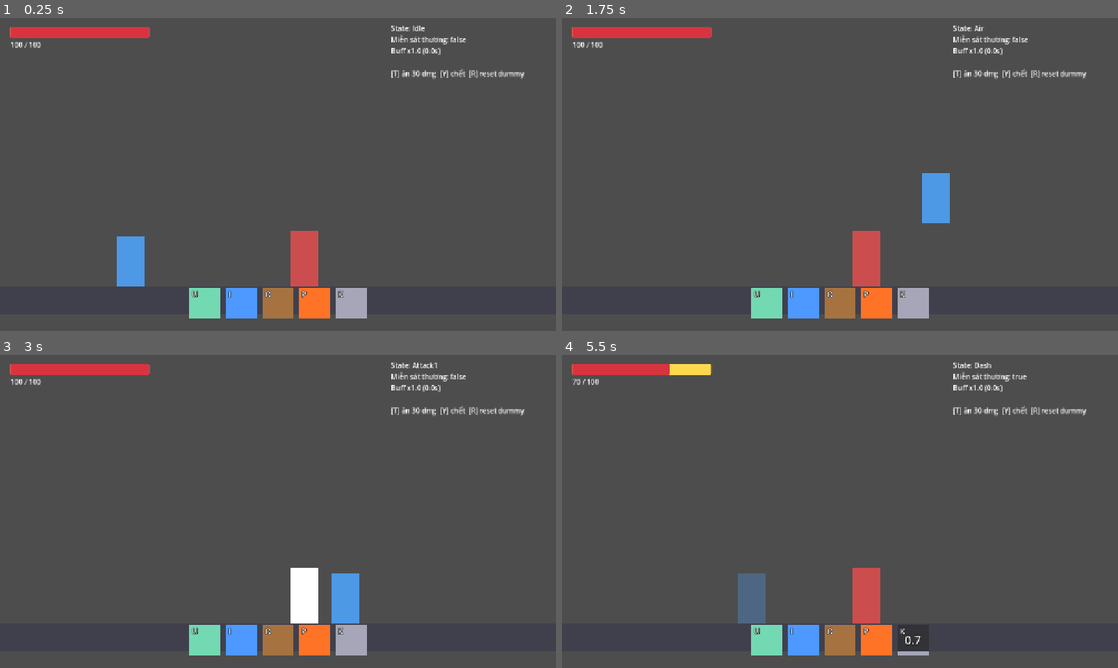
Above: before the commit, frames 1-4 (two rows, left to right).
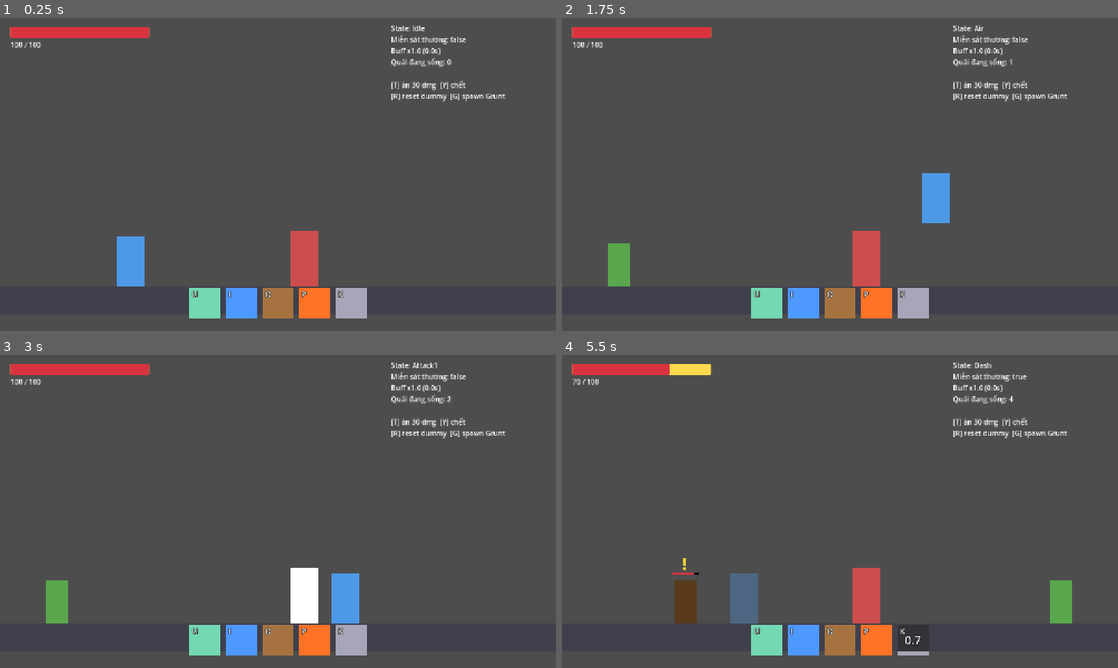
Above: after the commit, the same moments.

Repository: tranminhtuan639/Salvation
Game: Godot game, scene res://scenes/boot.tscn
Same seed, same stepped clock (60 frames per second), same inputs: the game is played once before the commit and once after it.
Inputs:
- Up to frame 1 (0.25 s): no input
- Up to frame 2 (1.75 s): tap Enter at 0.5 s; hold D (move_right) from 0.53 s (still down); tap J (attack) at 0.6 s; tap Space (jump) at 0.77, 1.52 s; tap K (dash) at 0.8, 1.35 s; tap G at 1.55 s
- Up to frame 3 (3 s): release D (move_right) at 2.03 s; hold A (move_left) from 2.03 s (still down); tap G at 2.1 s; tap J (attack) at 2.3, 2.85 s
- Up to frame 4 (5.5 s): tap Space (jump) at 3.02, 3.77, 4.52 s; tap K (dash) at 3.05, 3.6, 5.3 s; tap G at 3.8, 4.35 s; release A (move_left) at 4.28 s; hold D (move_right) from 4.28 s (still down); tap J (attack) at 4.55 s; tap T at 5.1 s

The runs differ from the first frame. In frame 1, 0.8% of the frame differs, in the area x 70-95%, y 12-27%; in frame 2, 1.3%; in frame 3, 1.3%; in frame 4, 2.4%, in the area x 19-95%, y 12-86%.

Commit message:
add Grunt

Diff:
--- a/data/default_balance.json
+++ b/data/default_balance.json
@@ -14,6 +14,19 @@
   "player.hurt.stun": 0.25,
   "player.hurt.iframes": 0.8,
   "player.hurt.knockback": 4,
+
+  "enemy.gravity": 35,
+  "enemy.grunt.hp": 50,
+  "enemy.grunt.damage": 5,
+  "enemy.grunt.move_speed": 3,
+  "enemy.grunt.telegraph": 0.5,
+  "enemy.grunt.attack_range": 1.6,
+  "enemy.grunt.aggro_range": 8,
+  "enemy.grunt.attack_active": 0.15,
+  "enemy.grunt.recover": 0.7,
+  "enemy.grunt.hurt_stun": 0.3,
+  "enemy.grunt.knockback": 2.5,
+
   "skill.wind.damage": 25,
   "skill.wind.cooldown": 5,
   "skill.water.damage": 18,
--- /dev/null
+++ b/entities/enemies/enemy.gd
@@ -0,0 +1,99 @@
+class_name Enemy
+extends CharacterBody2D
+## Khung chung cho mọi quái thường. Chỉ số đọc từ Config theo `config_prefix`:
+## "enemy.grunt" -> enemy.grunt.hp, enemy.grunt.damage, ...  (xem cfg())
+
+signal died(enemy: Enemy)
+
+@export var config_prefix := "enemy.grunt"
+@export var body_height := 100.0   # px, để đặt thanh máu / dấu "!" phía trên đầu
+
+@onready var pivot: Node2D = $Pivot
+@onready var sprite: AnimatedSprite2D = $Pivot/Sprite
+@onready var hitbox: Hitbox = $Pivot/Hitbox
+@onready var hurtbox: Hurtbox = $Hurtbox
+@onready var health: HealthComponent = $Health
+@onready var machine: StateMachine = $StateMachine
+
+var facing := 1
+var move_speed := 0.0
+var gravity := 0.0
+var target: Player
+
+## Telegraph bật cờ này để vẽ dấu "!" báo hiệu đòn sắp tới.
+var alert := false:
+	set(value):
+		alert = value
+		queue_redraw()
+
+
+func _ready() -> void:
+	add_to_group(&"enemy")
+	move_speed = cfg("move_speed", 3.0) * Config.PX_PER_UNIT
+	gravity = Config.get_value("enemy.gravity", 35.0) * Config.PX_PER_UNIT
+	health.setup(cfg("hp", 50.0))
+	hurtbox.health = health
+	health.damaged.connect(_on_damaged)
+	health.died.connect(_on_died)
+	health.changed.connect(func(_c: float, _m: float) -> void: queue_redraw())
+	machine.setup(self)
+
+
+## Đọc chỉ số của riêng quái này: cfg("hp") -> Config["<prefix>.hp"]
+func cfg(stat: String, fallback := 0.0) -> float:
+	return Config.get_value(config_prefix + "." + stat, fallback)
+
+
+func get_target() -> Player:
+	if target == null or not is_instance_valid(target):
+		target = get_tree().get_first_node_in_group(&"player") as Player
+	return target
+
+
+func target_alive() -> bool:
+	var t := get_target()
+	return t != null and t.health.current > 0.0
+
+
+func dx_to_target() -> float:
+	return get_target().global_position.x - global_position.x
+
+
+func dy_to_target() -> float:
+	return get_target().global_position.y - global_position.y
+
+
+func face(dir: float) -> void:
+	if dir == 0.0:
+		return
+	facing = 1 if dir > 0.0 else -1
+	pivot.scale.x = facing
+
+
+func apply_gravity(delta: float) -> void:
+	if not is_on_floor():
+		velocity.y += gravity * delta
+
+
+func _on_damaged(_amount: float, from_position: Vector2) -> void:
+	if health.current <= 0.0:
+		return   # chết rồi thì _on_died lo
+	machine.change_to(&"Hurt", {"from_x": from_position.x})
+
+
+func _on_died() -> void:
+	machine.change_to(&"Dead")
+	died.emit(self)
+
+
+func _draw() -> void:
+	if health == null or health.current <= 0.0:
+		return
+	var top := -body_height - 18.0
+	if health.current < health.max_hp:   # thanh máu chỉ hiện khi đã bị đánh
+		var w := 60.0
+		draw_rect(Rect2(-w / 2.0, top, w, 6.0), Color(0, 0, 0, 0.7))
+		draw_rect(Rect2(-w / 2.0, top, w * health.current / health.max_hp, 6.0), Color(0.85, 0.2, 0.25))
+	if alert:
+		draw_string(ThemeDB.fallback_font, Vector2(-7.0, top - 6.0), "!",
+				HORIZONTAL_ALIGNMENT_LEFT, -1, 34, Color(1.0, 0.9, 0.2))
--- a/entities/enemies/enemy_state.gd
+++ b/entities/enemies/enemy_state.gd
@@ -1,3 +1,8 @@
 class_name EnemyState
 extends State
-## Lớp cha state của quái. Luồng dự kiến: Idle -> Chase -> Telegraph -> Attack -> Recover -> Hurt -> Dead
+## Lớp cha state của quái. Luồng: Idle -> Chase -> Telegraph -> Attack -> Recover -> (Chase ...)
+## Bị đánh từ bất kỳ state nào -> Hurt -> Chase. Hết máu -> Dead.
+
+var enemy: Enemy:
+	get:
+		return actor as Enemy
--- /dev/null
+++ b/entities/enemies/grunt/grunt.tscn
@@ -0,0 +1,151 @@
+[gd_scene load_steps=19 format=3]
+
+[ext_resource type="Script" path="res://entities/enemies/enemy.gd" id="enemy"]
+[ext_resource type="Script" path="res://scripts/core/hitbox.gd" id="hitbox"]
+[ext_resource type="Script" path="res://scripts/core/hurtbox.gd" id="hurtbox"]
+[ext_resource type="Script" path="res://scripts/core/health_component.gd" id="health"]
+[ext_resource type="Script" path="res://scripts/core/state_machine.gd" id="sm"]
+[ext_resource type="Script" path="res://entities/enemies/states/idle.gd" id="idle"]
+[ext_resource type="Script" path="res://entities/enemies/states/chase.gd" id="chase"]
+[ext_resource type="Script" path="res://entities/enemies/states/telegraph.gd" id="telegraph"]
+[ext_resource type="Script" path="res://entities/enemies/states/attack.gd" id="attack"]
+[ext_resource type="Script" path="res://entities/enemies/states/recover.gd" id="recover"]
+[ext_resource type="Script" path="res://entities/enemies/states/hurt.gd" id="hurt"]
+[ext_resource type="Script" path="res://entities/enemies/states/dead.gd" id="dead"]
+
+[sub_resource type="Gradient" id="Gradient_ph"]
+colors = PackedColorArray(0.35, 0.65, 0.3, 1, 0.35, 0.65, 0.3, 1)
+
+[sub_resource type="GradientTexture2D" id="GradientTexture2D_ph"]
+gradient = SubResource("Gradient_ph")
+width = 52
+height = 100
+
+[sub_resource type="SpriteFrames" id="SpriteFrames_ph"]
+animations = [{
+"frames": [{
+"duration": 1.0,
+"texture": SubResource("GradientTexture2D_ph")
+}],
+"loop": true,
+"name": &"idle",
+"speed": 5.0
+},
+{
+"frames": [{
+"duration": 1.0,
+"texture": SubResource("GradientTexture2D_ph")
+}],
+"loop": true,
+"name": &"run",
+"speed": 5.0
+},
+{
+"frames": [{
+"duration": 1.0,
+"texture": SubResource("GradientTexture2D_ph")
+}],
+"loop": false,
+"name": &"telegraph",
+"speed": 5.0
+},
+{
+"frames": [{
+"duration": 1.0,
+"texture": SubResource("GradientTexture2D_ph")
+}],
+"loop": false,
+"name": &"attack",
+"speed": 5.0
+},
+{
+"frames": [{
+"duration": 1.0,
+"texture": SubResource("GradientTexture2D_ph")
+}],
+"loop": false,
+"name": &"hurt",
+"speed": 5.0
+},
+{
+"frames": [{
+"duration": 1.0,
+"texture": SubResource("GradientTexture2D_ph")
+}],
+"loop": false,
+"name": &"dead",
+"speed": 5.0
+}]
+
+[sub_resource type="CapsuleShape2D" id="CapsuleShape2D_body"]
+radius = 22.0
+height = 100.0
+
+[sub_resource type="RectangleShape2D" id="RectangleShape2D_hit"]
+size = Vector2(90, 64)
+
+[sub_resource type="RectangleShape2D" id="RectangleShape2D_hurt"]
+size = Vector2(48, 100)
+
+[node name="Grunt" type="CharacterBody2D"]
+collision_layer = 4
+collision_mask = 1
+script = ExtResource("enemy")
+config_prefix = "enemy.grunt"
+body_height = 100.0
+
+[node name="CollisionShape2D" type="CollisionShape2D" parent="."]
+position = Vector2(0, -50)
+shape = SubResource("CapsuleShape2D_body")
+
+[node name="Pivot" type="Node2D" parent="."]
+
+[node name="Sprite" type="AnimatedSprite2D" parent="Pivot"]
+position = Vector2(0, -50)
+sprite_frames = SubResource("SpriteFrames_ph")
+animation = &"idle"
+
+[node name="Hitbox" type="Area2D" parent="Pivot"]
+collision_layer = 64
+collision_mask = 8
+script = ExtResource("hitbox")
+
+[node name="CollisionShape2D" type="CollisionShape2D" parent="Pivot/Hitbox"]
+shape = SubResource("RectangleShape2D_hit")
+
+[node name="Hurtbox" type="Area2D" parent="."]
+collision_layer = 16
+collision_mask = 0
+script = ExtResource("hurtbox")
+
+[node name="CollisionShape2D" type="CollisionShape2D" parent="Hurtbox"]
+position = Vector2(0, -50)
+shape = SubResource("RectangleShape2D_hurt")
+
+[node name="Health" type="Node" parent="."]
+script = ExtResource("health")
+
+[node name="StateMachine" type="Node" parent="." node_paths=PackedStringArray("initial_state")]
+script = ExtResource("sm")
+initial_state = NodePath("Idle")
+
+[node name="Idle" type="Node" parent="StateMachine"]
+script = ExtResource("idle")
+
+[node name="Chase" type="Node" parent="StateMachine"]
+script = ExtResource("chase")
+
+[node name="Telegraph" type="Node" parent="StateMachine"]
+script = ExtResource("telegraph")
+
+[node name="Attack" type="Node" parent="StateMachine"]
+script = ExtResource("attack")
+
+[node name="Recover" type="Node" parent="StateMachine"]
+script = ExtResource("recover")
+
+[node name="Hurt" type="Node" parent="StateMachine"]
+script = ExtResource("hurt")
+
+[node name="Dead" type="Node" parent="StateMachine"]
+script = ExtResource("dead")
--- /dev/null
+++ b/entities/enemies/states/attack.gd
@@ -0,0 +1,34 @@
+extends EnemyState
+## Cú đánh: hitbox bật trong `attack_active` giây, lao nhẹ về phía trước. Sau đó sang Recover.
+
+@export var hitbox_size := Vector2(1.4, 1.0)      # đơn vị u
+@export var hitbox_offset := Vector2(0.9, -0.8)   # đơn vị u, x dương = phía trước mặt
+@export var lunge := 0.6                          # u, lao tới trong lúc đánh
+
+var _t := 0.0
+var _active := 0.15
+
+
+func enter(_msg: Dictionary = {}) -> void:
+	var e := enemy
+	var px := Config.PX_PER_UNIT
+	_t = 0.0
+	_active = e.cfg("attack_active", 0.15)
+	e.sprite.play(&"attack")
+	e.hitbox.set_box(hitbox_size * px, hitbox_offset * px)
+	e.hitbox.arm(e.cfg("damage", 5.0))
+	e.velocity.x = e.facing * lunge * px / maxf(_active, 0.01)
+
+
+func physics_update(delta: float) -> void:
+	var e := enemy
+	_t += delta
+	e.apply_gravity(delta)
+	e.move_and_slide()
+	if _t >= _active:
+		machine.change_to(&"Recover")
+
+
+func exit() -> void:
+	enemy.hitbox.disarm()
+	enemy.velocity.x = 0.0
--- /dev/null
+++ b/entities/enemies/states/chase.gd
@@ -0,0 +1,29 @@
+extends EnemyState
+## Chạy về phía player. Vào tầm đánh (attack_range) thì chuyển sang Telegraph.
+## Bỏ cuộc (về Idle) khi player ra xa quá 1.5 lần tầm phát hiện hoặc đã chết.
+
+func enter(_msg: Dictionary = {}) -> void:
+	enemy.sprite.play(&"run")
+
+
+func physics_update(delta: float) -> void:
+	var e := enemy
+	if not e.target_alive():
+		machine.change_to(&"Idle")
+		return
+
+	var px := Config.PX_PER_UNIT
+	var dx := e.dx_to_target()
+	var dist := absf(dx)
+	if dist > e.cfg("aggro_range", 8.0) * px * 1.5:
+		machine.change_to(&"Idle")
+		return
+
+	e.face(dx)
+	e.apply_gravity(delta)
+	var in_reach := dist <= e.cfg("attack_range", 1.6) * px and absf(e.dy_to_target()) <= 1.5 * px
+	e.velocity.x = 0.0 if in_reach else e.facing * e.move_speed
+	e.move_and_slide()
+
+	if in_reach and e.is_on_floor():
+		machine.change_to(&"Telegraph")
--- /dev/null
+++ b/entities/enemies/states/dead.gd
@@ -0,0 +1,21 @@
+extends EnemyState
+## Chết: tắt hurtbox (khỏi bị đánh xác), mờ dần rồi xóa khỏi cây.
+
+func enter(_msg: Dictionary = {}) -> void:
+	var e := enemy
+	e.velocity.x = 0.0
+	e.sprite.modulate = Color.WHITE
+	e.sprite.play(&"dead")
+	e.hurtbox.set_deferred("monitorable", false)
+	e.hitbox.disarm()
+	var tw := e.create_tween()
+	tw.tween_interval(0.5)
+	tw.tween_property(e.sprite, "modulate:a", 0.0, 0.4)
+	tw.tween_callback(e.queue_free)
+
+
+func physics_update(delta: float) -> void:
+	var e := enemy
+	e.apply_gravity(delta)
+	e.velocity.x = move_toward(e.velocity.x, 0.0, e.move_speed * 8.0 * delta)
+	e.move_and_slide()
--- /dev/null
+++ b/entities/enemies/states/hurt.gd
@@ -0,0 +1,25 @@
+extends EnemyState
+## Bị đánh: khựng `hurt_stun` giây và bị đẩy lùi khỏi nguồn đòn. Không có i-frame, nên combo liên tục sẽ khóa quái.
+
+var _t := 0.0
+
+
+func enter(msg: Dictionary = {}) -> void:
+	var e := enemy
+	_t = 0.0
+	e.sprite.play(&"hurt")
+	if msg.has("from_x"):
+		var dir := 1.0 if e.global_position.x >= float(msg["from_x"]) else -1.0
+		e.velocity.x = dir * e.cfg("knockback", 2.5) * Config.PX_PER_UNIT
+	else:
+		e.velocity.x = 0.0
+
+
+func physics_update(delta: float) -> void:
+	var e := enemy
+	_t += delta
+	e.apply_gravity(delta)
+	e.velocity.x = move_toward(e.velocity.x, 0.0, e.move_speed * 8.0 * delta)
+	e.move_and_slide()
+	if _t >= e.cfg("hurt_stun", 0.3):
+		machine.change_to(&"Chase")
--- /dev/null
+++ b/entities/enemies/states/idle.gd
@@ -0,0 +1,14 @@
+extends EnemyState
+## Đứng yên cho tới khi player lọt vào tầm phát hiện (aggro_range).
+
+func enter(_msg: Dictionary = {}) -> void:
+	enemy.sprite.play(&"idle")
+
+
+func physics_update(delta: float) -> void:
+	var e := enemy
+	e.apply_gravity(delta)
+	e.velocity.x = move_toward(e.velocity.x, 0.0, e.move_speed * 10.0 * delta)
+	e.move_and_slide()
+	if e.target_alive() and absf(e.dx_to_target()) <= e.cfg("aggro_range", 8.0) * Config.PX_PER_UNIT:
+		machine.change_to(&"Chase")
--- /dev/null
+++ b/entities/enemies/states/recover.gd
@@ -0,0 +1,19 @@
+extends EnemyState
+## Hở sườn sau đòn đánh: `recover` giây đứng im. Đây là cửa sổ để player phản công.
+
+var _t := 0.0
+
+
+func enter(_msg: Dictionary = {}) -> void:
+	_t = 0.0
+	enemy.sprite.play(&"idle")
+
+
+func physics_update(delta: float) -> void:
+	var e := enemy
+	_t += delta
+	e.apply_gravity(delta)
+	e.velocity.x = move_toward(e.velocity.x, 0.0, e.move_speed * 10.0 * delta)
+	e.move_and_slide()
+	if _t >= e.cfg("recover", 0.7):
+		machine.change_to(&"Chase")
--- /dev/null
+++ b/entities/enemies/states/telegraph.gd
@@ -0,0 +1,31 @@
+extends EnemyState
+## Báo hiệu đòn: đứng yên `telegraph` giây, nhấp nháy đỏ + dấu "!". Hướng bị KHÓA ngay lúc vào state,
+## nên player né sang bên kia hoặc dash xuyên qua là trượt. Bị đánh trúng thì bị ngắt (qua Hurt).
+
+var _t := 0.0
+var _dur := 0.5
+
+
+func enter(_msg: Dictionary = {}) -> void:
+	var e := enemy
+	_t = 0.0
+	_dur = e.cfg("telegraph", 0.5)
+	e.velocity.x = 0.0
+	e.face(e.dx_to_target())
+	e.alert = true
+	e.sprite.play(&"telegraph")
+
+
+func physics_update(delta: float) -> void:
+	var e := enemy
+	_t += delta
+	e.apply_gravity(delta)
+	e.move_and_slide()
+	e.sprite.modulate = Color(1.0, 0.35, 0.35) if int(_t * 14.0) % 2 == 0 else Color.WHITE
+	if _t >= _dur:
+		machine.change_to(&"Attack")
+
+
+func exit() -> void:
+	enemy.alert = false
+	enemy.sprite.modulate = Color.WHITE
--- a/scripts/debug/arena_debug.gd
+++ b/scripts/debug/arena_debug.gd
@@ -1,6 +1,8 @@
 extends Node2D
 ## DEBUG TẠM cho test_arena (gắn vào node gốc TestArena). HUD thật đã có, file này chỉ để test.
-## Phím: T = player ăn 30 dmg (đẩy lùi khỏi dummy), Y = player ăn 500 dmg (thử chết), R = reset dummy.
+## Phím: T = player ăn 30 dmg, Y = player ăn 500 dmg (thử chết), R = reset dummy, G = spawn thêm 1 Grunt.
+
+const GRUNT := preload("res://entities/enemies/grunt/grunt.tscn")
 
 @onready var player: Player = $Player
 @onready var dummy = $Dummy
@@ -15,8 +17,9 @@
 
 func _process(_delta: float) -> void:
 	var p := player
-	_label.text = "State: %s\nMiễn sát thương: %s\nBuff x%.1f (%.1fs)\n\n[T] ăn 30 dmg  [Y] chết  [R] reset dummy" % [
-		p.machine.current.name, p.hurtbox.is_invulnerable(), p.damage_mult, p.buff_time_left]
+	_label.text = "State: %s\nMiễn sát thương: %s\nBuff x%.1f (%.1fs)\nQuái đang sống: %d\n\n[T] ăn 30 dmg  [Y] chết\n[R] reset dummy  [G] spawn Grunt" % [
+		p.machine.current.name, p.hurtbox.is_invulnerable(), p.damage_mult, p.buff_time_left,
+		get_tree().get_nodes_in_group(&"enemy").size()]
 
 func _unhandled_input(event: InputEvent) -> void:
 	if event is InputEventKey and event.pressed and not event.echo:
@@ -30,3 +33,8 @@
 				player.health.take_damage(500.0, dummy.global_position)
 			KEY_R:
 				dummy.health.setup(200.0)
+			KEY_G:
+				var g := GRUNT.instantiate()
+				# spawn ở phía xa hơn so với player, trong khung hình (camera đứng yên, rộng 1280)
+				g.position = Vector2(1150.0 if player.position.x < 640.0 else 130.0, 618.0)
+				add_child(g)
Not shown, added: entities/enemies/enemy.gd.uid
Not shown, added: entities/enemies/states/attack.gd.uid
Not shown, added: entities/enemies/states/chase.gd.uid
Not shown, added: entities/enemies/states/dead.gd.uid
Not shown, added: entities/enemies/states/hurt.gd.uid
Not shown, added: entities/enemies/states/idle.gd.uid
Not shown, added: entities/enemies/states/recover.gd.uid
Not shown, added: entities/enemies/states/telegraph.gd.uid
